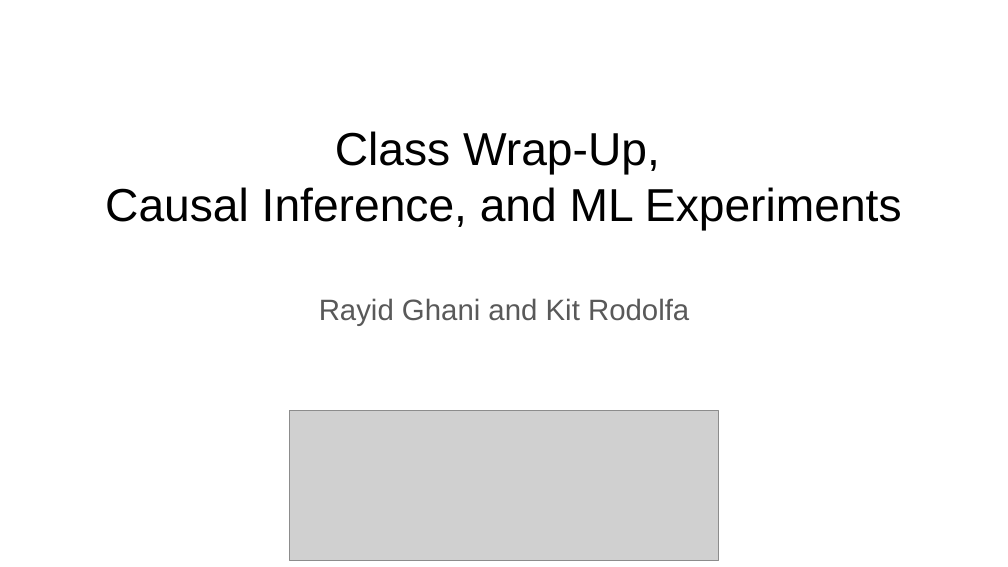
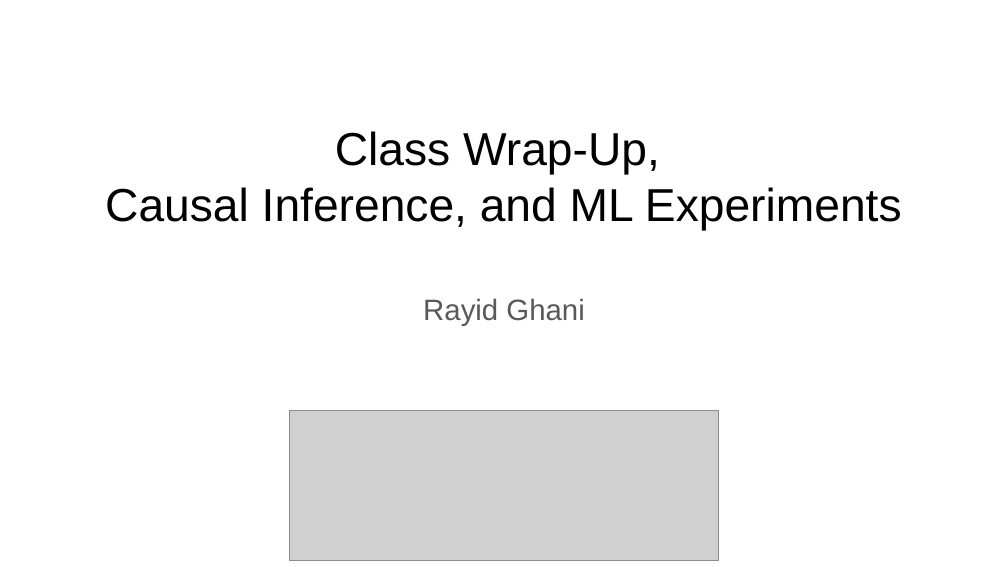
Before and after one commit to dssg/mlforpublicpolicylab, a slide deck: slide 1 of Lectures/21-causal-inference.pptx. Drawn at 1008x567 pixels with LibreOffice and Linux fonts; fonts in the diff are those of the drawing; grey boxes stand for pictures. Boxes give left, top, right and bottom in pixels: in the first picture for what was removed or moved away, otherwise in the second. Text is boxed around its words. In the diff, an @@ line names an element or a change of style, - is before the commit and + after.

```diff
--- a/Lectures/21-causal-inference.pptx
+++ b/Lectures/21-causal-inference.pptx
@@ text at (423, 298, 584, 326): text changed @@
-Rayid Ghani and Kit Rodolfa
+Rayid Ghani
```
Also in this commit, not shown: 2 other slides changed, 1 slide removed.
